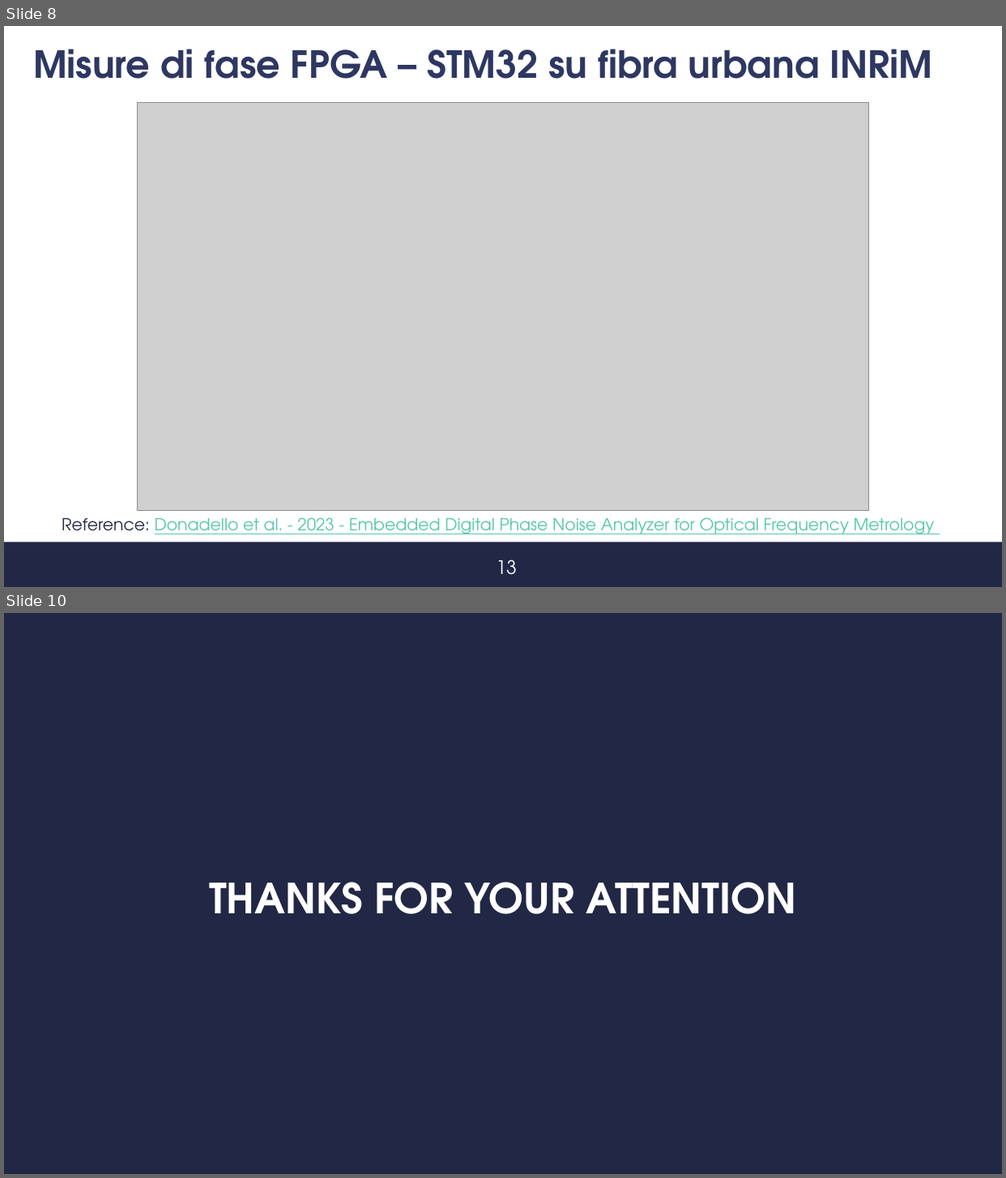
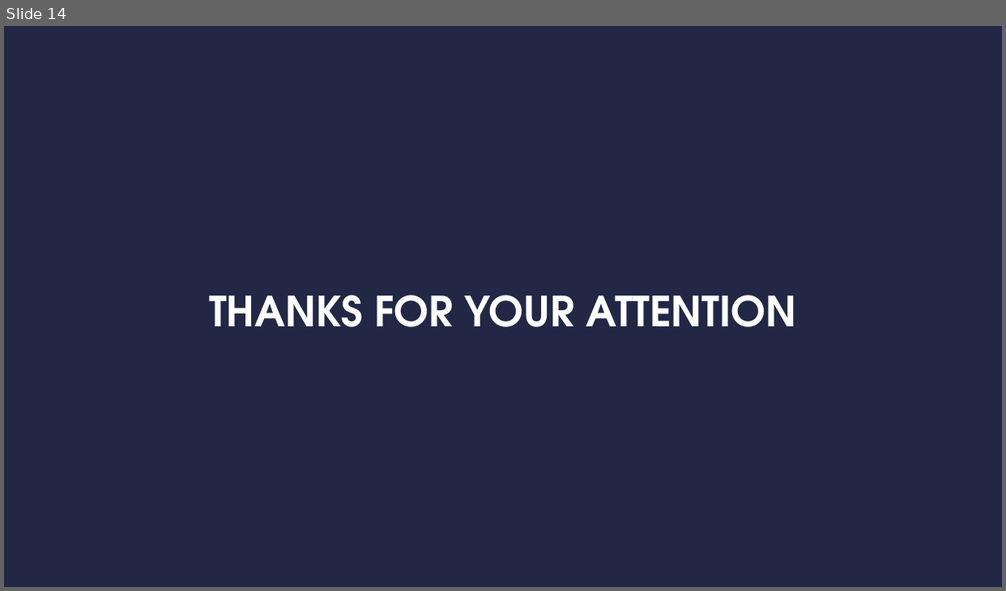
Before and after one commit to s347960/Presentazione, a slide deck: Presentazione_07_09.pptx. Shown one above the other, each under a label of ours: slides 8 and 10 before the commit, slide 14 after it; the slides between them are not shown. The pictures are 1006x1178 and 1006x591 pixels, drawn with LibreOffice and Linux fonts; fonts in the diff are those of the drawing; grey boxes stand for pictures; background and template pictures are left out. Boxes give left, top, right and bottom in pixels: in the first picture for what was removed or moved away, otherwise in the second. Text is boxed around its words. In the diff, an @@ line names an element or a change of style, - is before the commit and + after.

```diff
--- a/Presentazione_07_09.pptx
+++ b/Presentazione_07_09.pptx
@@ slide 8 removed at <box>4,26,1002,587</box>, background #FFFFFF @@
@@ title removed at <box>33,49,932,79</box> @@
-Misure di fase FPGA – STM32 su fibra urbana INRiM
@@ picture removed at <box>138,102,868,511</box> @@
@@ text removed at <box>62,518,935,535</box> @@
-Reference: Donadello et al. - 2023 - Embedded Digital Phase Noise Analyzer for Optical Frequency Metrology
@@ rectangle removed at <box>4,543,1002,587</box> @@
@@ text removed at <box>496,560,517,575</box> @@
-13
@@ what was slide 10 is now slide 14 @@
```
Also in this commit, not shown: 8 slides added, 3 other slides removed.
